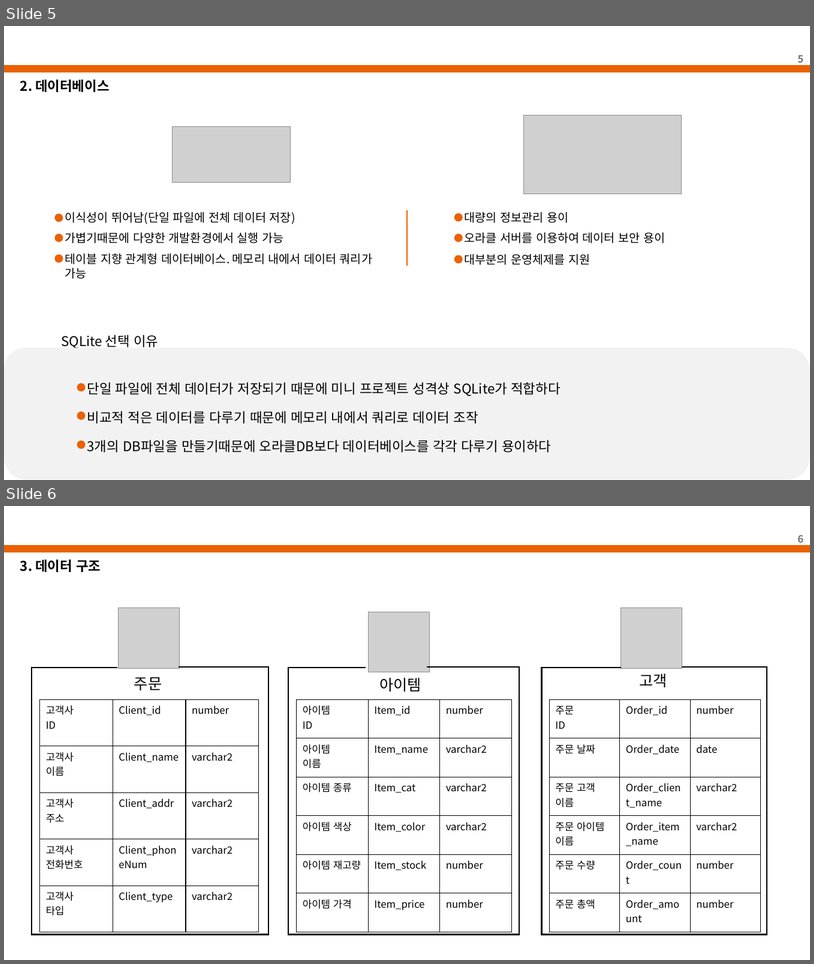
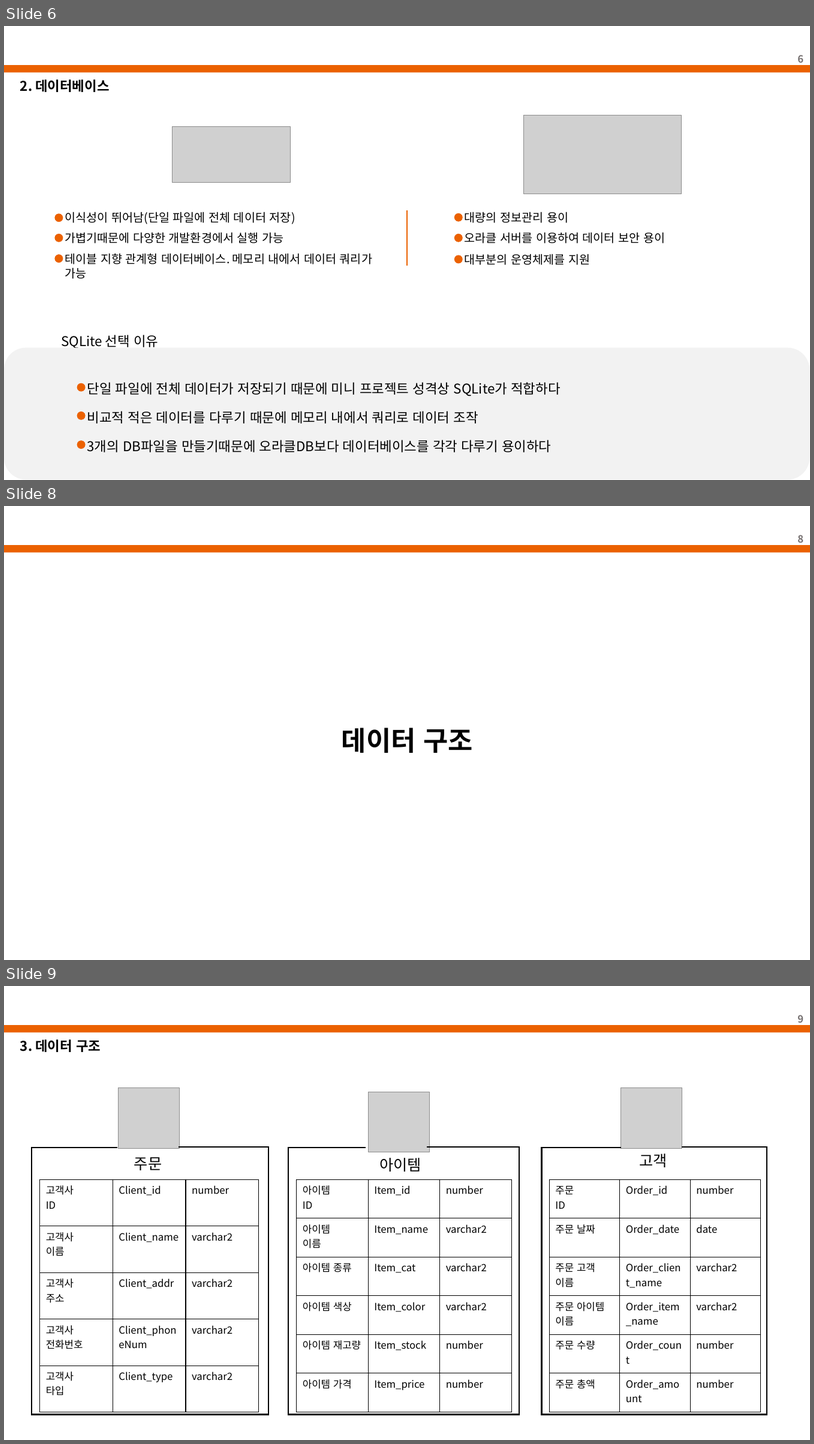
Before and after one commit to lee-jonggu/Oracle-DB, a slide deck: 3차 미니 프로젝트_이종구.pptx. Shown one above the other, each under a label of ours: slides 5 and 6 before the commit, slides 6, 8 and 9 after it; the slides between them are not shown. The pictures are 814x964 and 814x1444 pixels, drawn with LibreOffice and Linux fonts; fonts in the diff are those of the drawing; grey boxes stand for pictures; background and template pictures are left out. Boxes give left, top, right and bottom in pixels: in the first picture for what was removed or moved away, otherwise in the second. Text is boxed around its words. In the diff, an @@ line names an element or a change of style, - is before the commit and + after.

```diff
--- a/3차 미니 프로젝트_이종구.pptx
+++ b/3차 미니 프로젝트_이종구.pptx
@@ slide 8 added at [4,506,810,960], background #FFFFFF; not listed: 1 template element that a slide beside it also shows @@
@@ page number added at [798,535,804,546], 12 pt, text #767171, bold @@
+8
@@ text added at [342,727,473,753], 32 pt, text #000000, bold @@
+데이터 구조
@@ what was slide 5 is now slide 6 @@
@@ page number at [798,55,804,66]: text changed @@
-5
+6
@@ what was slide 6 is now slide 9 @@
@@ page number at [798,1015,804,1026]: text changed @@
-6
+9
```
Also in this commit, not shown: 3 slides changed, 4 other slides added, 1 slide removed.
